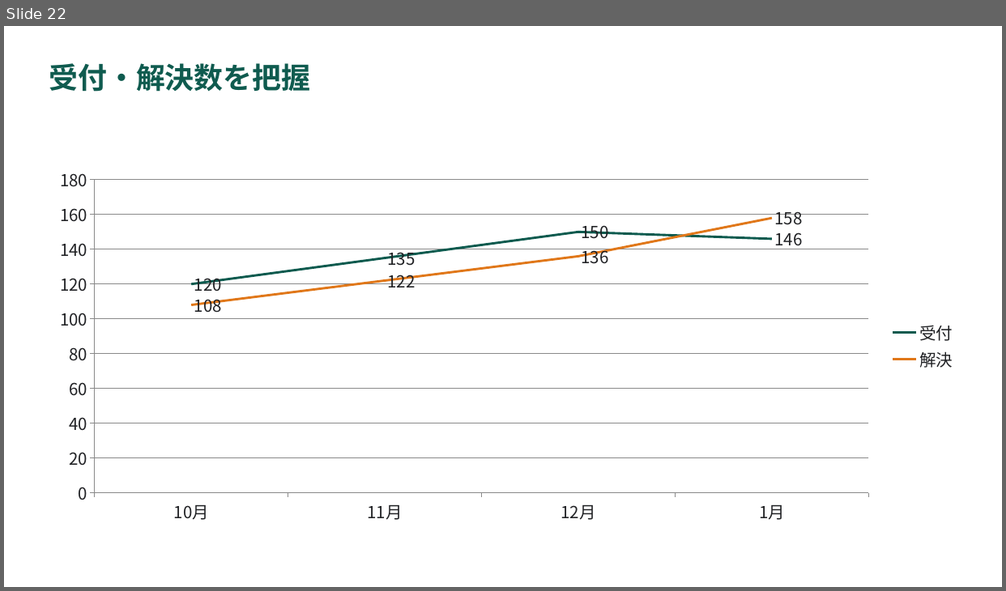
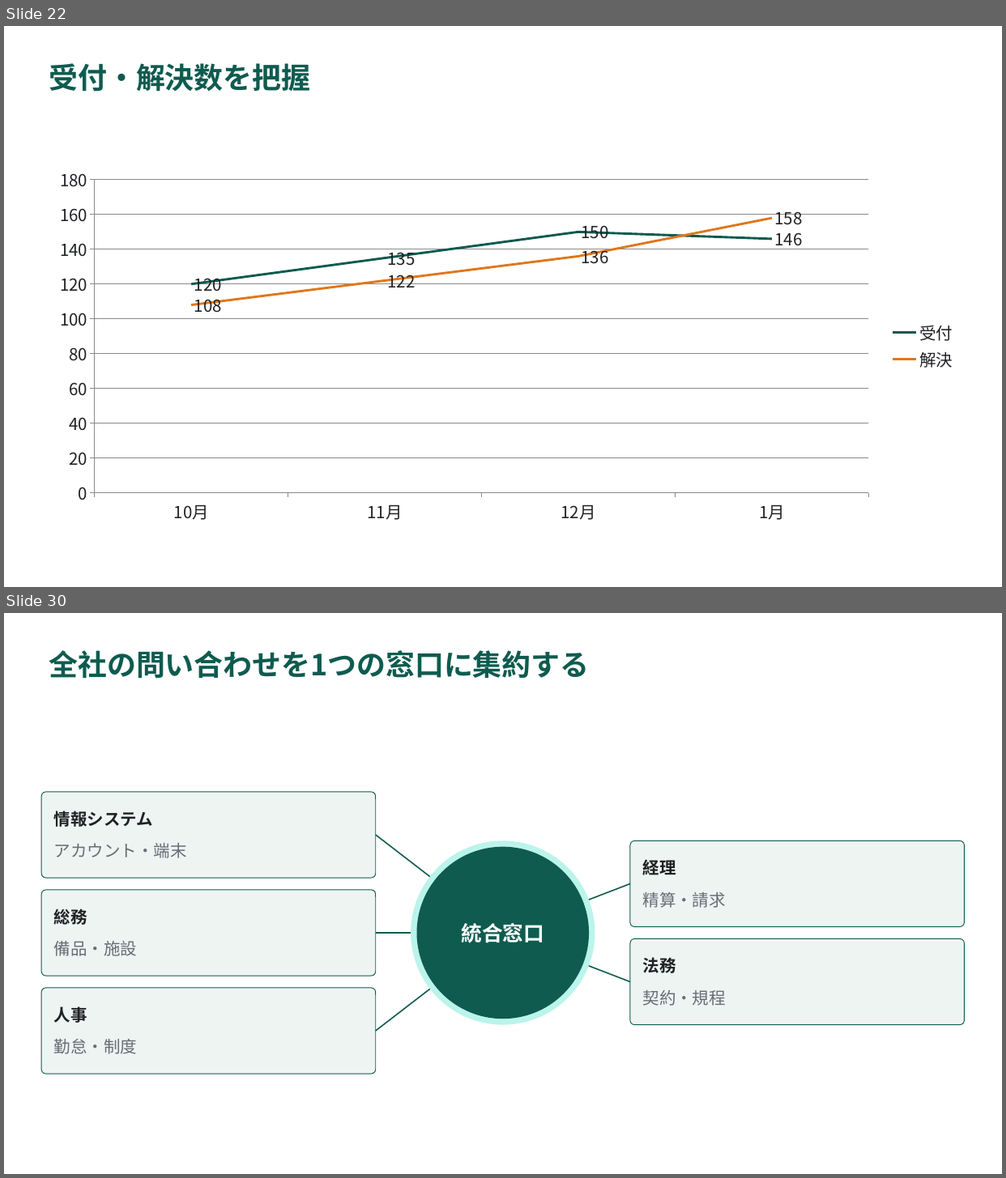
Before and after one commit to YHirano7/Artifacts, a slide deck: skills/pptx-deck/examples/component-gallery/component-gallery.pptx. Shown one above the other, each under a label of ours: slide 22 before the commit, slides 22 and 30 after it; the slides between them are not shown. The pictures are 1006x591 and 1006x1178 pixels, drawn with LibreOffice and Linux fonts; fonts in the diff are those of the drawing. Boxes give left, top, right and bottom in pixels: in the first picture for what was removed or moved away, otherwise in the second. Text is boxed around its words. In the diff, an @@ line names an element or a change of style, - is before the commit and + after.

```diff
--- a/skills/pptx-deck/examples/component-gallery/component-gallery.pptx
+++ b/skills/pptx-deck/examples/component-gallery/component-gallery.pptx
@@ slide 30 added at box(4, 613, 1002, 1174), background #FFFFFF @@
@@ title added at box(49, 650, 589, 679), 28 pt, text #0F5B4F, bold @@
+全社の問い合わせを1つの窓口に集約する
@@ rounded rectangle added at box(41, 792, 375, 878), fill #EEF4F2, outline #0F5B4F 0.75 pt @@
@@ text added at box(54, 811, 153, 827), 16 pt, text #202124, bold @@
+情報システム
@@ text added at box(54, 843, 187, 858), 16 pt, text #696C76 @@
+アカウント・端末
@@ line added from (375, 835) to (432, 878), #0F5B4F 1.25 pt @@
@@ ellipse added at box(411, 841, 594, 1024), fill #BAF4EA @@
@@ ellipse added at box(416, 846, 589, 1019), fill #0F5B4F @@
@@ rounded rectangle added at box(630, 841, 964, 926), fill #EEF4F2, outline #0F5B4F 0.75 pt @@
@@ text added at box(643, 858, 676, 879), 16 pt, text #202124, bold @@
+経理
@@ rounded rectangle added at box(41, 890, 375, 976), fill #EEF4F2, outline #0F5B4F 0.75 pt @@
@@ line added from (630, 884) to (587, 901), #0F5B4F 1.25 pt @@
@@ text added at box(643, 892, 726, 908), 16 pt, text #696C76 @@
+精算・請求
@@ text added at box(54, 909, 87, 925), 16 pt, text #202124, bold @@
+総務
@@ text added at box(461, 923, 544, 943), 20 pt, text #FFFFFF, bold @@
+統合窓口
@@ text added at box(54, 941, 137, 956), 16 pt, text #696C76 @@
+備品・施設
@@ line added from (375, 933) to (413, 933), #0F5B4F 1.25 pt @@
@@ rounded rectangle added at box(630, 939, 964, 1024), fill #EEF4F2, outline #0F5B4F 0.75 pt @@
@@ line added from (630, 982) to (587, 965), #0F5B4F 1.25 pt @@
@@ text added at box(643, 957, 676, 973), 16 pt, text #202124, bold @@
+法務
@@ rounded rectangle added at box(41, 988, 375, 1074), fill #EEF4F2, outline #0F5B4F 0.75 pt @@
@@ line added from (375, 1031) to (432, 988), #0F5B4F 1.25 pt @@
@@ text added at box(643, 990, 726, 1006), 16 pt, text #696C76 @@
+契約・規程
@@ text added at box(54, 1007, 87, 1023), 16 pt, text #202124, bold @@
+人事
@@ text added at box(54, 1039, 137, 1054), 16 pt, text #696C76 @@
+勤怠・制度
```
Also in this commit, not shown: 10 other slides added, 26 other files.
